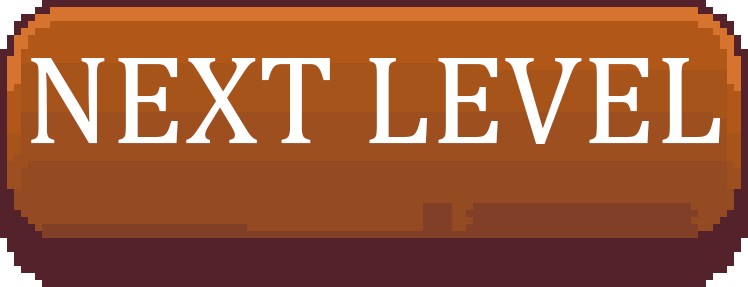
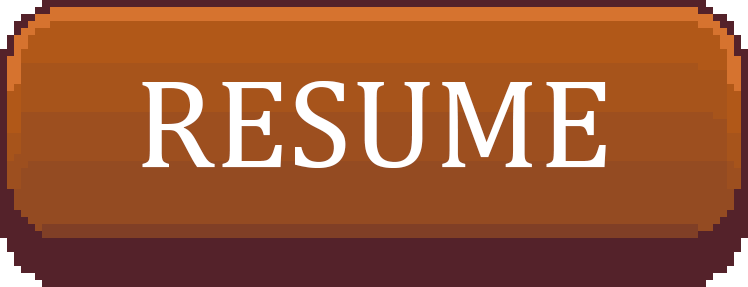
Layered file, before and after one edit (748×287). Changes by layer:
renamed "NEXT LEVEL" to "RESUME", painted on it over left=31, top=58, right=720, bottom=168
added layer "Layer 1" above "Слой 1" over left=241, top=58, right=698, bottom=231
